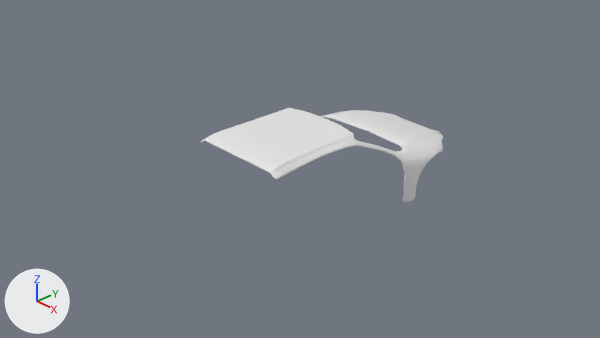
The Blender file car/car.blend, before and after one commit.
Before and after are seen from the file's camera 'Camera'. The lights are fixed; the arrows at lower left show +X, +Y and +Z.
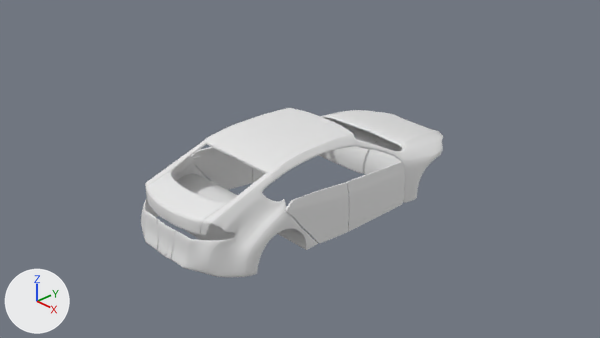
Diff of the bpy script that builds the scene:
```diff
--- a/car/car.blend.py
+++ b/car/car.blend.py
@@ me_plane_001 @@
 # used by ob_plane; location = (0.179, 1.832, 0.105); scale = (0.8, 0.8, 0.8)
-me_plane_001.from_pydata(...)  # 254 vertices, 203 faces; spans x -0.25..1.24, y -3.83..0.65, z -0.74..0.68
+me_plane_001.from_pydata(...)  # 368 vertices, 293 faces, 11 loose edges; spans x -0.25..1.24, y -3.83..0.65, z -0.74..0.72
+# me_plane_001 part 1
+# 2 vertices are removed from x 0.92..1.18, y -3.83..-0.29, z -0.05..0.54
+# 17 faces are deleted
+# 27 vertices in x -0.25..0.77, y -3.27..-2.42, z 0.68 move by (0.0, 0.0, 0.04)
+# 10 vertices in x -0.25..0.79, y -2.31..-2.14, z 0.65..0.68 move by (0.0, 0.0, 0.02)
+# 8 vertices in x 0.06..0.8, y -3.74, z 0.65 move by (0.0, 0.0, -0.01)
+# 8 vertices in x -0.21..0.75, y -3.83..-3.74, z 0.62..0.65 move by (0.0, 0.0, -0.02)
+# 6 vertices in x 0.7..0.79, y -3.31..-2.51, z 0.66..0.68 move by (0.0, 0.0, 0.03)
+# 17 vertices move from x 0.7..1.19, y -3.83..-1.19, z -0.61..0.68 to x 0.7..1.19, y -3.83..-1.21, z -0.66..0.69
+# 96 vertices are added at x -0.21..1.19, y -3.83..-0.02, z -0.73..0.6
+# 6 new vertices lie (0.11, 0.0, 0.0) away from vertices in x 0.61, y -3.83, z 0.6..0.62
+# 8 new vertices lie (0.04, 0.0, 0.0) away from vertices in x 1.14..1.19, y -0.89..-0.25, z -0.73..-0.12
+# 6 new vertices lie (-1.24, 0.0, 0.0) away from vertices in x 1.14..1.19, y -0.89..-0.26, z -0.69..-0.12
+# 11 loose edges are added
+# 107 new faces join them
@@ me_plane_003 @@
+me_plane_003.from_pydata(...)  # 81 vertices, 56 faces; spans x 1.14..1.21, y -3.9..-1.21, z -0.74..0.27
+me_plane_003.polygons.foreach_set('use_smooth', [True] * 56)
@@ me_plane_004 @@
+me_plane_004.from_pydata(...)  # 255 vertices, 194 faces; spans x -0.22..1.21, y -5.28..-3.19, z -0.67..0.6
+me_plane_004.polygons.foreach_set('use_smooth', [True] * 194)
@@ ob_trunk_001 @@
+ob_trunk_001 = bpy.data.objects.new('trunk.001', me_plane_003)
+ob_trunk_001.location = (0.179, 1.832, 0.105)
+ob_trunk_001.scale = (0.8, 0.8, 0.8)
+_m = ob_trunk_001.modifiers.new('Solidify', 'SOLIDIFY')
+_m.thickness = 0.036
+_m = ob_trunk_001.modifiers.new('Mirror', 'MIRROR')
+_m = ob_trunk_001.modifiers.new('Subdivision', 'SUBSURF')
+_m.levels = 2
@@ ob_trunk @@
+ob_trunk = bpy.data.objects.new('trunk', me_plane_004)
+ob_trunk.location = (0.179, 1.832, 0.105)
+ob_trunk.scale = (0.8, 0.8, 0.8)
+_m = ob_trunk.modifiers.new('Solidify', 'SOLIDIFY')
+_m.thickness = 0.036
+_m = ob_trunk.modifiers.new('Mirror', 'MIRROR')
+_m = ob_trunk.modifiers.new('Subdivision', 'SUBSURF')
+_m.levels = 2
```

What differs and where, as boxes (x1, y1, x2, y2) in the pictures (600 x 338 px):
'trunk', added
    after: (141, 141, 318, 277)
'Plane', reshaped
    before: (201, 108, 443, 202)
    after: (204, 108, 443, 203)
'trunk.001', added
    after: (190, 147, 405, 244)
part 1 of me_plane_001, built on
    before: (201, 109, 441, 202)
    after: (204, 109, 442, 203)
